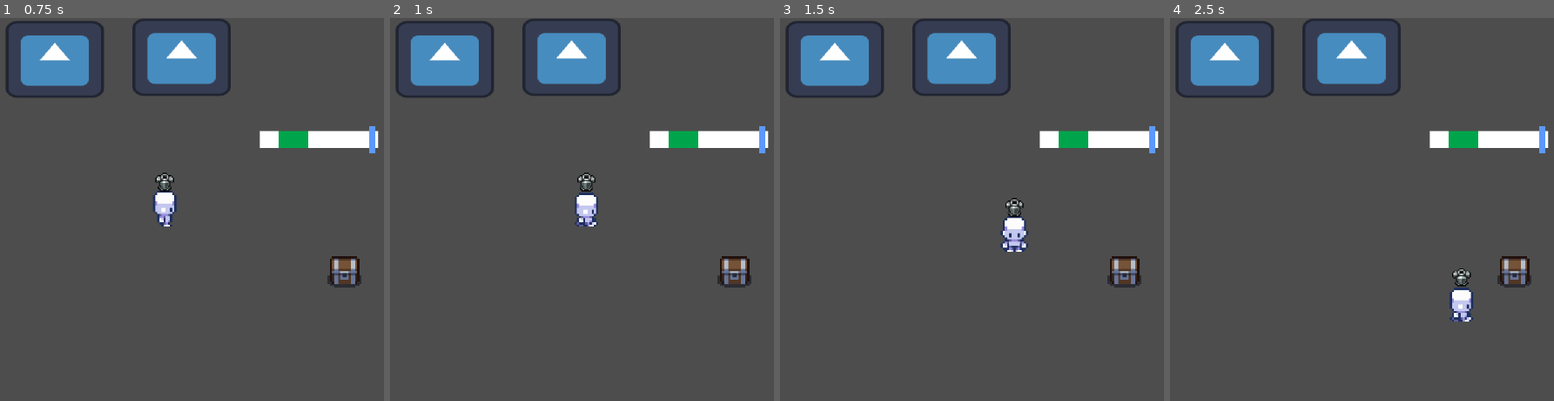
Above: before the commit, frames 1-4 (left to right).
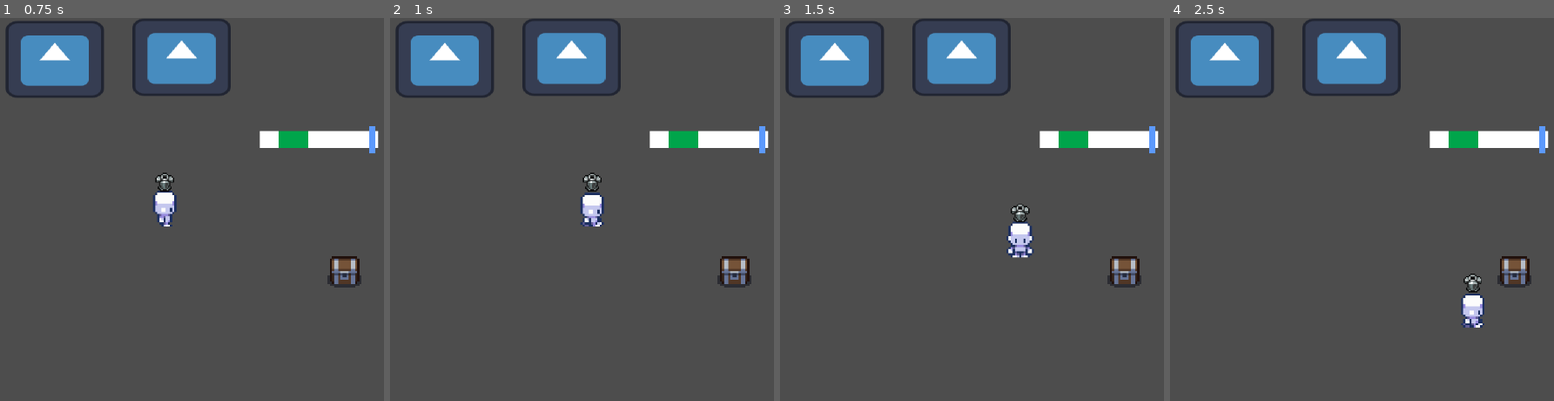
Above: after the commit, the same moments.

Repository: jpsalim21/LootPacker
Game: Godot game, scene res://Cenas/CenaTeste.tscn
The game is run twice, just before and just after one commit, with the same random seed, the same clock (stepped at 60 frames per second) and the same inputs. The engine's default icon, where the game draws it, is replaced by a stand-in: a white triangle on a blue panel in a dark square.
Inputs:
- Up to frame 1 (0.75 s): tap Enter at 0.5 s; hold D (direita) from 0.53 s (still down); tap Space (minigame) at 0.6 s
- Up to frame 2 (1 s): keep holding D (direita); tap Shift (run, bound only after the commit) at 0.8 s
- Up to frame 3 (1.5 s): release D (direita) at 1.28 s; hold S (baixo) from 1.28 s (still down); tap Shift (run, bound only after the commit) at 1.35 s
- Up to frame 4 (2.5 s): tap Space (minigame) at 1.55 s; release S (baixo) at 2.03 s; hold D (direita) from 2.03 s (still down); tap E (interact) at 2.1 s; tap Shift (run, bound only after the commit) at 2.3 s

Frame 1 is identical in both runs. In frame 2, 0.6% of the frame differs, in the area x 48-56%, y 40-55%; in frame 3, 0.8%; in frame 4, 1.0%, in the area x 72-82%, y 65-81%.

Commit message:
Corrige problemas com o merge

Diff:
--- a/Scripts/Minigames/minigame1.gd
+++ b/Scripts/Minigames/minigame1.gd
@@ -8,17 +8,15 @@
 
 
 # Called every frame. 'delta' is the elapsed time since the previous frame.
-func _process(delta):
-	if Input.is_action_just_pressed("minigame") && near:
-		print("Acertou")
+func _process(_delta):
 	pass
 
 
 
-func _on_area_2d_area_entered(area):
+func _on_area_2d_area_entered(_area):
 	near = true
 	pass # Replace with function body.
 
-func _on_area_2d_area_exited(area):
+func _on_area_2d_area_exited(_area):
 	near = false
 	pass # Replace with function body.
--- a/project.godot
+++ b/project.godot
@@ -47,6 +47,11 @@
 , Object(InputEventKey,"resource_local_to_scene":false,"resource_name":"","device":-1,"window_id":0,"alt_pressed":false,"shift_pressed":false,"ctrl_pressed":false,"meta_pressed":false,"pressed":false,"keycode":0,"physical_keycode":4194309,"key_label":0,"unicode":0,"echo":false,"script":null)
 ]
 }
+run={
+"deadzone": 0.5,
+"events": [Object(InputEventKey,"resource_local_to_scene":false,"resource_name":"","device":-1,"window_id":0,"alt_pressed":false,"shift_pressed":false,"ctrl_pressed":false,"meta_pressed":false,"pressed":false,"keycode":0,"physical_keycode":4194325,"key_label":0,"unicode":0,"echo":false,"script":null)
+]
+}
 minigame={
 "deadzone": 0.5,
 "events": [Object(InputEventKey,"resource_local_to_scene":false,"resource_name":"","device":-1,"window_id":0,"alt_pressed":false,"shift_pressed":false,"ctrl_pressed":false,"meta_pressed":false,"pressed":false,"keycode":0,"physical_keycode":32,"key_label":0,"unicode":32,"echo":false,"script":null)
